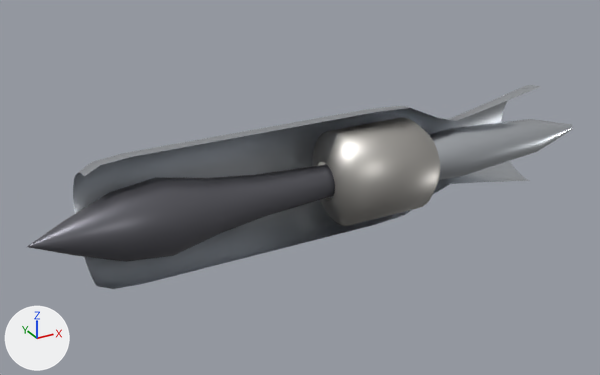
Renders of the Blender file blender/jet_engine_ramjet.blend from each side of a commit.
One viewpoint serves both versions: a camera (50 mm lens) standing at (-1.26, -5.41, 2.7) and looking at (1.84, 0.22, -0.12). The axes (+X, +Y, +Z) are drawn at lower left. The lights are the same throughout. The older version comes first.

Objects in the first picture: 'RJ_CentreBody', 'RJ_Cowl', 'RJ_LinerOuter', 'RJ_Spike', 'RJ_TailCone'.
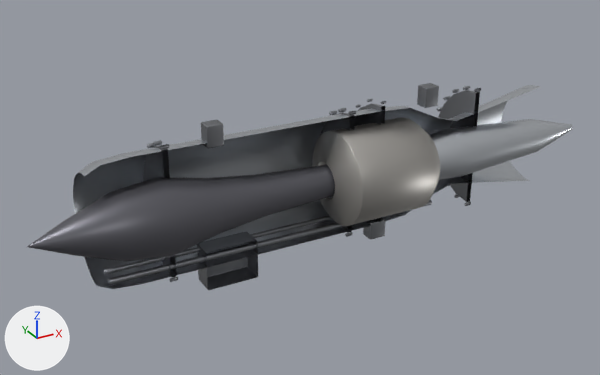
What differs and where, as boxes [x1, y1, x2, y2] in the pictures (600 x 375 px):
```json
{"object": "Engine_Detail", "change": "added", "after": [104, 83, 481, 290]}
```

Edits to the scene script, one JSON object a line:
```json
{"op": "add", "block": "mat_m_detail", "code": ["mat_m_detail = principled_material('M_Detail')", "mat_m_detail.base_color = (0.27, 0.28, 0.3)  # grey #8e9095", "mat_m_detail.metallic = 1.0", "mat_m_detail.roughness = 0.42"]}
{"op": "add", "block": "me_engine_detail", "code": ["me_engine_detail = bpy.data.meshes.new('Engine_Detail')", "me_engine_detail.from_pydata(...)  # 1896 vertices, 1047 faces; spans x 0.1..3.54, y 0.0..0.59, z -0.73..0.65", "me_engine_detail.polygons.foreach_set('use_smooth', [True] * 1047)", "me_engine_detail.materials.append(mat_m_detail)  # grey #8e9095"]}
{"op": "add", "block": "ob_rj_linerouter", "code": "_m = ob_rj_linerouter.modifiers.new('WN', 'WEIGHTED_NORMAL')"}
{"op": "add", "block": "ob_rj_linerouter", "code": "_m.keep_sharp = True"}
{"op": "add", "block": "ob_rj_linerouter", "code": "_m = ob_rj_linerouter.modifiers.new('Bevel', 'BEVEL')"}
{"op": "add", "block": "ob_rj_linerouter", "code": "_m.width = 0.00285"}
{"op": "add", "block": "ob_rj_linerouter", "code": "_m.width_pct = 0.00285"}
{"op": "add", "block": "ob_rj_linerouter", "code": "_m.segments = 2"}
{"op": "add", "block": "ob_rj_linerouter", "code": "_m.angle_limit = 0.698"}
{"op": "add", "block": "ob_rj_linerouter", "code": "_m.harden_normals = True"}
{"op": "add", "block": "ob_engine_detail", "code": ["ob_engine_detail = bpy.data.objects.new('Engine_Detail', me_engine_detail)", "ob_engine_detail.location = (0.0, 0.0, 0.0)", "_m = ob_engine_detail.modifiers.new('WN', 'WEIGHTED_NORMAL')", "_m.keep_sharp = True", "_m = ob_engine_detail.modifiers.new('Bevel', 'BEVEL')", "_m.width = 0.0103", "_m.width_pct = 0.0103", "_m.segments = 2", "_m.angle_limit = 0.698", "_m.harden_normals = True"]}
```
